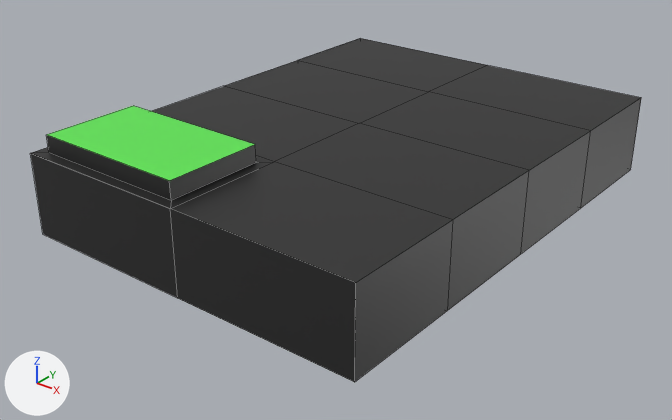
Renders of the Blender file Blender/Engine1.blend from each side of a commit.
One viewpoint serves both versions: a camera (50 mm lens) standing at (1.272, -1.664, 0.987) and looking at (0.006, -0.082, 0.006). The lights are fixed; the arrows at lower left show +X, +Y and +Z. Mesh edges are drawn as thin lines.
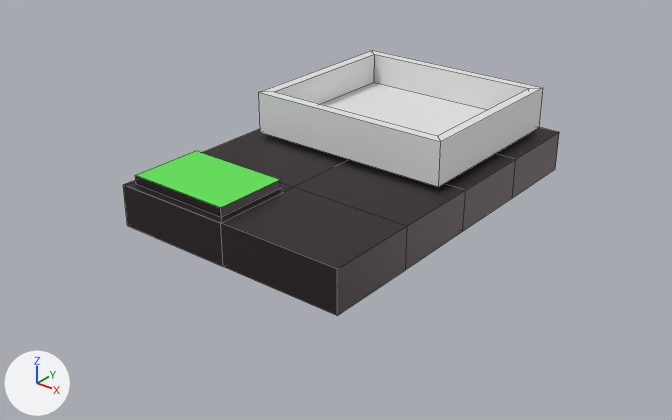
The change, as a list of edits to the scene's bpy script:
```text
Change me_cube_001:
    where me_cube_001.from_pydata(...)  # 56 vertices, 53 faces; spans x -0.438..0.463, y -0.601..0.596, z 0.006..0.248
    used by ob_cube; location = (0.0, 0.0, 0.0)
    me_cube_001 part 1: the whole mesh is scaled about its middle by (0.689, 0.767, 0.518), then moved by (-0.009, 0.0, -0.05)
Add me_cube:
    me_cube.from_pydata([(-0.269, -0.046, -1.542), (-0.243, -0.019, -1.434), (-0.269, 0.429, -1.542), (-0.243, 0.402, -1.434), (0.269, -0.046, -1.542), (0.243, -0.019, -1.434), (0.269, 0.429, -1.542), (0.243, 0.402, -1.434), (-0.269, -0.046, -1.434), (-0.269, 0.429, -1.434), (0.269, 0.429, -1.434), (0.269, -0.046, -1.434), (-0.243, -0.019, -1.517), (-0.243, 0.402, -1.517), (0.243, 0.402, -1.517), (0.243, -0.019, -1.517)], [], [(0, 8, 9, 2), (2, 9, 10, 6), (6, 10, 11, 4), (4, 11, 8, 0), (2, 6, 4, 0), (1, 5, 15, 12), (1, 3, 9, 8), (3, 7, 10, 9), (7, 5, 11, 10), (5, 1, 8, 11), (14, 13, 12, 15), (7, 3, 13, 14), (5, 7, 14, 15), (3, 1, 12, 13)])
Add ob_cube_001:
    ob_cube_001 = bpy.data.objects.new('Cube.001', me_cube)
    ob_cube_001.location = (0.0, 0.0, 1.671)
```

Changed parts and their boxes [x1, y1, x2, y2] in the pictures (672 x 420 px):
'Cube', mesh rescaled: before [31, 38, 641, 382]; after [123, 127, 559, 316]
'Cube.001', added: after [259, 50, 543, 187]
